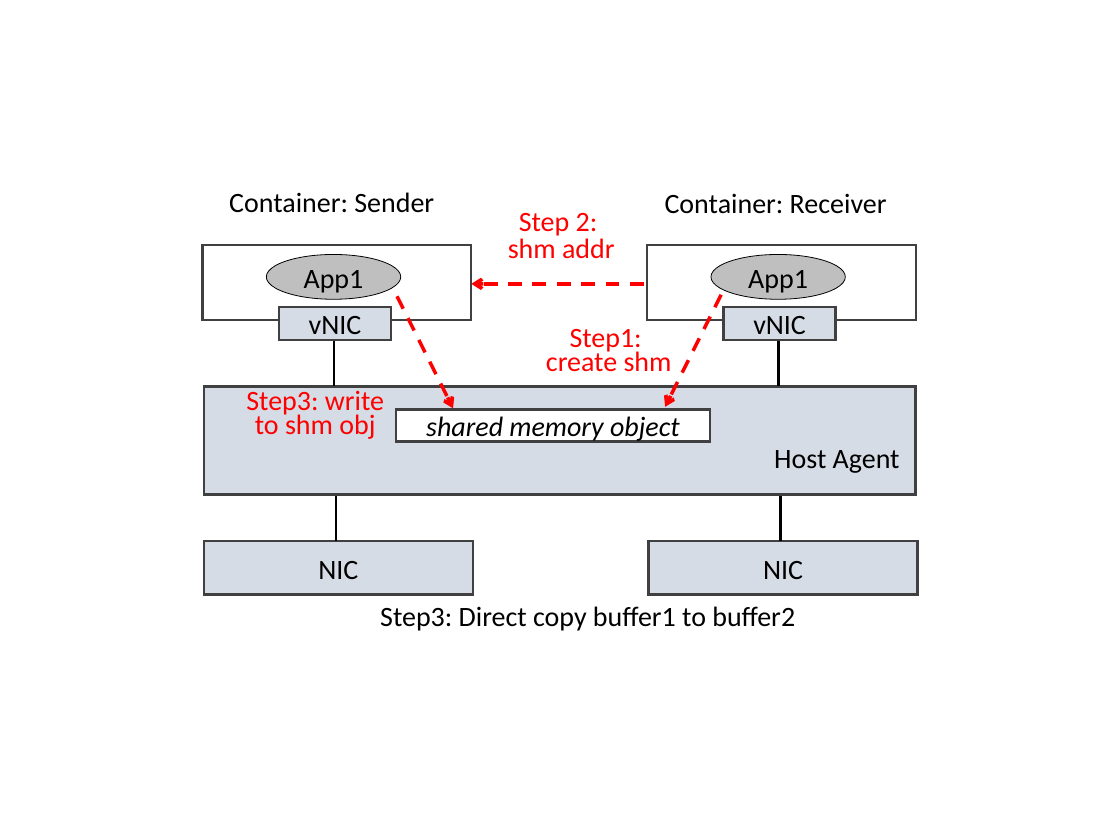
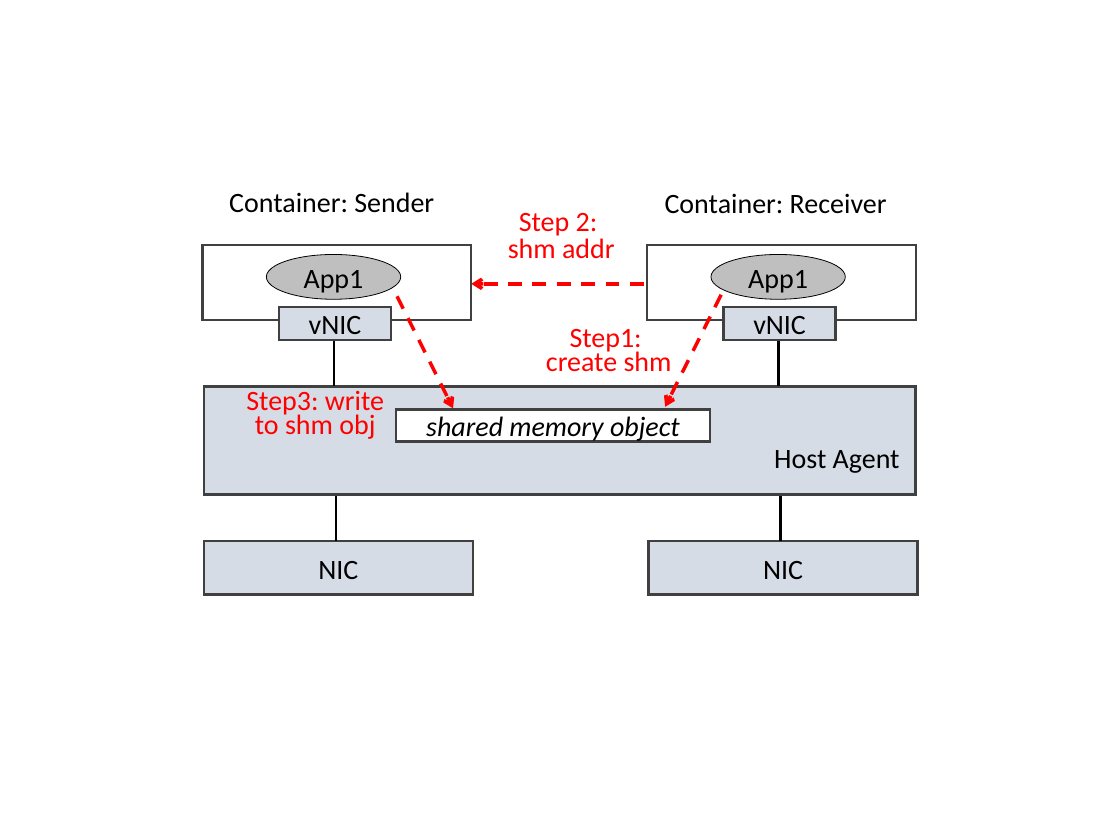
Before and after one commit to lampson0505/freeflow-hotnets16, a slide deck: slide 4 of figures/figures.pptx (slide 3 before the commit). Drawn at 1120x840 pixels with LibreOffice and Linux fonts; fonts in the diff are those of the drawing. Boxes give left, top, right and bottom in pixels: in the first picture for what was removed or moved away, otherwise in the second. Text is boxed around its words. In the diff, an @@ line names an element or a change of style, - is before the commit and + after.

```diff
--- a/figures/figures.pptx
+++ b/figures/figures.pptx
@@ text removed at (380, 606, 795, 631) @@
-Step3: Direct copy buffer1 to buffer2
```
Also in this commit, not shown: 1 slide added, 1 other file.
